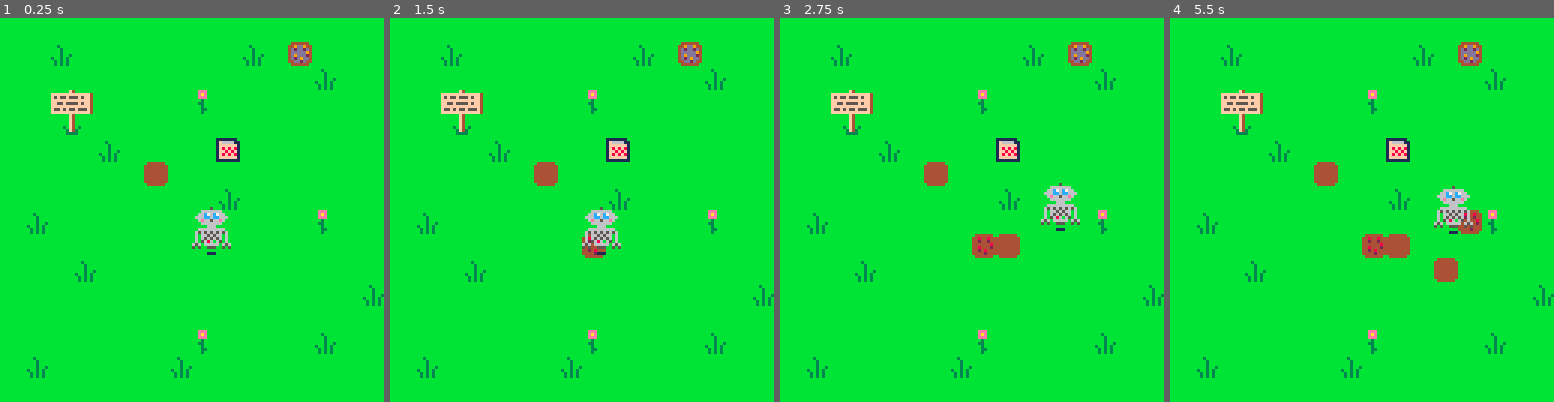
Above: before the commit, frames 1-4 (left to right).
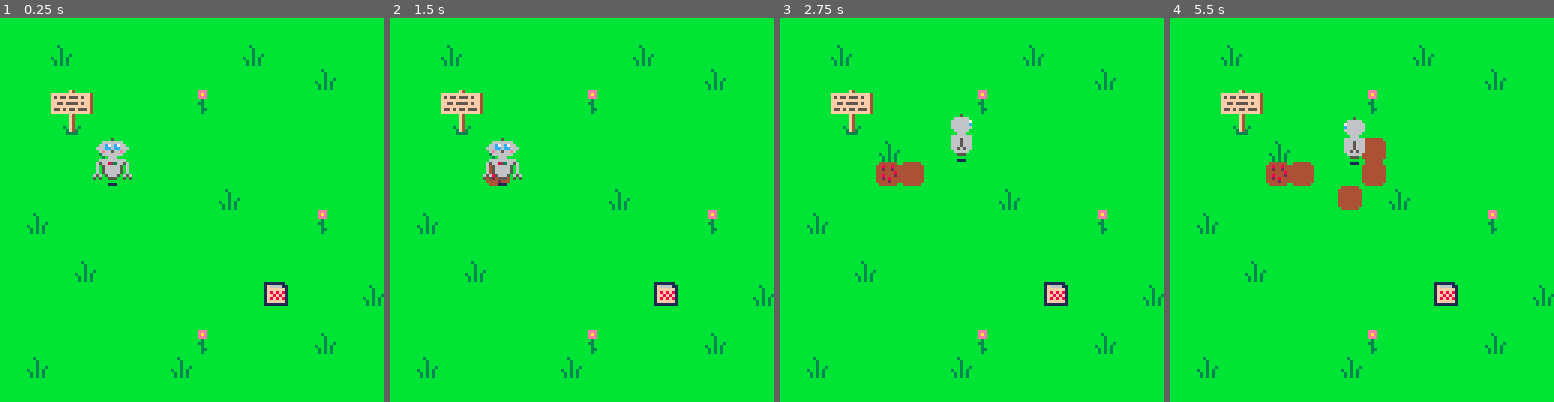
Above: after the commit, the same moments.

Repository: cobbettn/pico8
Game: PICO-8 cartridge farm.p8
Two runs of this game, one before a commit and one after it. Both use one fixed random seed, a clock stepped at 60 frames per second and the inputs below.
Inputs:
- Up to frame 1 (0.25 s): no input
- Up to frame 2 (1.5 s): tap X (X key) at 0.33, 1.07 s
- Up to frame 3 (2.75 s): hold Right 1.6-2.1 s; tap X (X key) at 1.85 s; hold Up 2.15-2.42 s; hold Right from 2.47 s (still down)
- Up to frame 4 (5.5 s): tap X (X key) at 2.97, 4.08, 5.2 s; release Right at 3.03 s; hold Left 3.08-3.58 s; hold Down 3.63-3.97 s; hold Right 4.02-4.68 s; hold Up 4.73-5.03 s; hold Left from 5.08 s (still down)

The runs differ from the first frame. In frame 1, 2.9% of the frame differs, in the area x 24-82%, y 6-75%; in frame 2, 3.2%; in frame 3, 4.2%; in frame 4, 5.9%, in the area x 25-82%, y 6-75%.

Commit message:
inventory updates

Diff:
--- a/farm.p8
+++ b/farm.p8
@@ -24,40 +24,40 @@
 --player
 function iplr()
 	plr={
-		x=63,
-		y=63,
-		item=nil
+		x=30,
+		y=40,
+		sp=plr_d
 	}
 end
 
 function uplr()
---movement
+--d-pad:
+
+	--movement
 	if btn(➡️) then
 		plr.x+=1
+		plr.sp=plr_r
 	elseif btn(⬅️) then
 		plr.x-=1
+		plr.sp=plr_l
 	elseif btn(⬆️) then
 		plr.y-=1
+		plr.sp=plr_u
 	elseif btn(⬇️) then
 		plr.y+=1
-	end
-
---plant seeds
-
-	--player tile, math to place in middle instead of top left corner
-
-	--1x1spr
-	--ptx=(plr.x+4)/8
-	--pty=(plr.y+6)/8
-
-	--2x2spr
-	ptx=(plr.x+8)/8
-	pty=(plr.y+15)/8
-
-	--till soil/plant seed
+		plr.sp=plr_d
+	end
+
+--❎ button:
+
+	--till/plant/water
+	--harvest/item
 	if btnp(❎) then
-		local sp=tilled --default to till
-		ptspr=mget(ptx,pty)
+		--approx location of player
+		ptx=flr((plr.x+7)/8)
+		pty=flr((plr.y+15)/8)
+
+		ptspr=mget(ptx,pty) --player tile sprite
 		flag=fget(ptspr)
 
 		--till
@@ -68,9 +68,9 @@
 		--plant
 		if flag==f_tilled then
 		 mset(ptx,pty,a_seed)
-		 add(seeds,{
-		 	x=flr(ptx),
-		 	y=flr(pty),
+		 add(crops,{
+		 	x=ptx,
+		 	y=pty,
 		 	water=false,
 		 	t=0
 		 })
@@ -78,28 +78,36 @@
 
 		--water
 		if flag==f_seeds then
+			--update map
 			if ptspr==a_seed then
 				mset(ptx,pty,a_water)
 			end
 			if ptspr==o_seed then
 				mset(ptx,pty,o_water)
 			end
-			--update seeds
-		end
-
-		if ptspr == a_crop then
-			harvest({sprite=apple})
-		end
-		if ptspr == o_crop then
-			harvest({sprite=orange})
+			water(ptx,pty)
+		end
+
+		if flag==f_crop then
+			harvest(ptx,pty)
+		end
+
+		if flag==f_item then
+			take(ptx,pty)
 		end
 
 	end
 end
 
 function dplr()
-	--spr(10,plr.x,plr.y)
-	sspr(80,8,16,16,plr.x,plr.y)
+	sspr(
+		plr.sp.x,
+		plr.sp.y,
+		16,
+		16,
+		plr.x,
+		plr.y
+	)
 end
 
 
@@ -107,21 +115,22 @@
 --crops
 
 function icrops()
-	seeds={}
+	crops={}
 end
 
 function ucrops()
-	for s in all(seeds) do
+	for s in all(crops) do
 		ms=mget(s.x,s.y)
 		if s.water then
 			s.t+=1
 			if s.t==300 then
-				if ms==a_seed then
+				if ms==a_water then
 				 mset(s.x,s.y,a_crop)
 				end
-				if ms==o_seed then
+				if ms==o_water then
 				 mset(s.x,s.y,o_crop)
 				end
+				s.water=false
 			end
 		end
 	end
@@ -130,16 +139,13 @@
 function dcrops()
 end
 
---function grow()
---	--loop through first screen of tiles
---	for x=0,15 do
---		for y=0,15 do
---			m = mget(x,y)
---			if (m==a_seed) mset(x,y,a_crop)
---			if (m==o_seed) mset(x,y,b_crop)
---		end
---	end
---end
+function water(x,y)
+	for v in all(crops) do
+		if v.x==x and v.y==y then
+			v.water=true
+		end
+	end
+end
 -->8
 --inventory
 function iinv()
@@ -161,24 +167,33 @@
 	end
 end
 
-function harvest(item)
-	_spr = tostr(item.sprite)
-	if inv[_spr]!=nil then
-		inv[_spr]+=1
+function harvest(x,y)
+	take(x,y)
+	harvest_cleanup(x,y)
+end
+
+function harvest_cleanup(x,y)
+	for s in all(seeds) do
+		if s.x==x and s.y==y then
+			del(seeds,s)
+		end
+	end
+end
+
+-- pick up item
+function take(x,y)
+	s = mget(x,y)
+
+	--special case for crops
+	if (s==a_crop) s=apple
+	if (s==o_crop) s=orange
+
+	if inv[s]!=nil then
+		inv[s]+=1
 	else
-		inv[_spr]=1
-	end
-	harvest_cleanup()
-end
-
-function harvest_cleanup()
-	mset(ptx,pty,0)
-	for s in all(seeds) do
-		if s.sx==flr(ptx) and
-			s.sy==flr(pty) then
-			del(seeds,s)
-		end
-	end
+		inv[s]=1
+	end
+	mset(x,y,0)
 end
 
 -->8
@@ -199,12 +214,19 @@
 orange=38
 o_seed_pk=54
 
+plr_l={x=88,y=16}
+plr_r={x=72,y=16}
+plr_u={x=88,y=0}
+plr_d={x=72,y=0}
+
 --flags
 f_empty=1
 f_tilled=2
 f_seeds=4
 f_crop=8
-f_seed_pack=128
+f_item=128
+
+
 
 
 
@@ -373,17 +395,17 @@
 0000000000000000000000000000000000000000000000000000000000000000000000000000000000000000000000000000000000000000000000000000000000000000000000000000000000000000000000000000000000000000000000000000000000000000000000000000000000000000000000000000000000000000
 __map__
 0000000000000000000000000000000000000000000000000000000000000000000000000000000000000000000000000000000000000000000000000000000000000000000000000000000000000000000000000000000000000000000000000000000000000000000000000000000000000000000000000000000000000000
-0000010000000000000001000800000000000000000000000000000000000000000000000000000000000000000000000000000000000000000000000000000000000000000000000000000000000000000000000000000000000000000000000000000000000000000000000000000000000000000000000000000000000000
+0000010000000000000001000000000000000000000000000000000000000000000000000000000000000000000000000000000000000000000000000000000000000000000000000000000000000000000000000000000000000000000000000000000000000000000000000000000000000000000000000000000000000000
 0000000000000000000000000001000000000000000000000000000000000000000000000000000000000000000000000000000000000000000000000000000000000000000000000000000000000000000000000000000000000000000000000000000000000000000000000000000000000000000000000000000000000000
 0000121300000000020000000000000000000000000000000000000000000000000000000000000000000000000000000000000000000000000000000000000000000000000000000000000000000000000000000000000000000000000000000000000000000000000000000000000000000000000000000000000000000000
 0000222300000000000000000000000000000000000000000000000000000000000000000000000000000000000000000000000000000000000000000000000000000000000000000000000000000000000000000000000000000000000000000000000000000000000000000000000000000000000000000000000000000000
-0000000001000000003500000000000000000000000000000000000000000000000000000000000000000000000000000000000000000000000000000000000000000000000000000000000000000000000000000000000000000000000000000000000000000000000000000000000000000000000000000000000000000000
-0000000000000300000000000000000000000000000000000000000000000000000000000000000000000000000000000000000000000000000000000000000000000000000000000000000000000000000000000000000000000000000000000000000000000000000000000000000000000000000000000000000000000000
+0000000001000000000000000000000000000000000000000000000000000000000000000000000000000000000000000000000000000000000000000000000000000000000000000000000000000000000000000000000000000000000000000000000000000000000000000000000000000000000000000000000000000000
+0000000000000000000000000000000000000000000000000000000000000000000000000000000000000000000000000000000000000000000000000000000000000000000000000000000000000000000000000000000000000000000000000000000000000000000000000000000000000000000000000000000000000000
 0000000000000000000100000000000000000000000000000000000000000000000000000000000000000000000000000000000000000000000000000000000000000000000000000000000000000000000000000000000000000000000000000000000000000000000000000000000000000000000000000000000000000000
 0001000000000000000000000002000000000000000000000000000000000000000000000000000000000000000000000000000000000000000000000000000000000000000000000000000000000000000000000000000000000000000000000000000000000000000000000000000000000000000000000000000000000000
 0000000000000000000000000000000000000000000000000000000000000000000000000000000000000000000000000000000000000000000000000000000000000000000000000000000000000000000000000000000000000000000000000000000000000000000000000000000000000000000000000000000000000000
 0000000100000000000000000000000000000000000000000000000000000000000000000000000000000000000000000000000000000000000000000000000000000000000000000000000000000000000000000000000000000000000000000000000000000000000000000000000000000000000000000000000000000000
-0000000000000000000000000000000100000000000000000000000000000000000000000000000000000000000000000000000000000000000000000000000000000000000000000000000000000000000000000000000000000000000000000000000000000000000000000000000000000000000000000000000000000000
+0000000000000000000000350000000100000000000000000000000000000000000000000000000000000000000000000000000000000000000000000000000000000000000000000000000000000000000000000000000000000000000000000000000000000000000000000000000000000000000000000000000000000000
 0000000000000000000000000000000000000000000000000000000000000000000000000000000000000000000000000000000000000000000000000000000000000000000000000000000000000000000000000000000000000000000000000000000000000000000000000000000000000000000000000000000000000000
 0000000000000000020000000001000000000000000000000000000000000000000000000000000000000000000000000000000000000000000000000000000000000000000000000000000000000000000000000000000000000000000000000000000000000000000000000000000000000000000000000000000000000000
 0001000000000001000000000000000000000000000000000000000000000000000000000000000000000000000000000000000000000000000000000000000000000000000000000000000000000000000000000000000000000000000000000000000000000000000000000000000000000000000000000000000000000000
Not shown, changed: 31 lines of the sprite sheet (__gfx__) section of farm.p8
